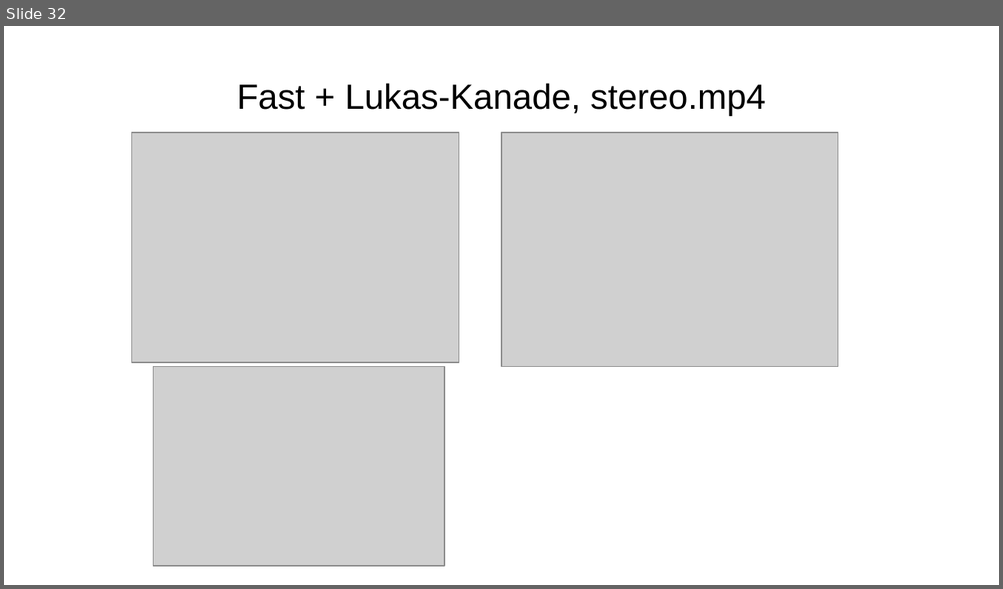
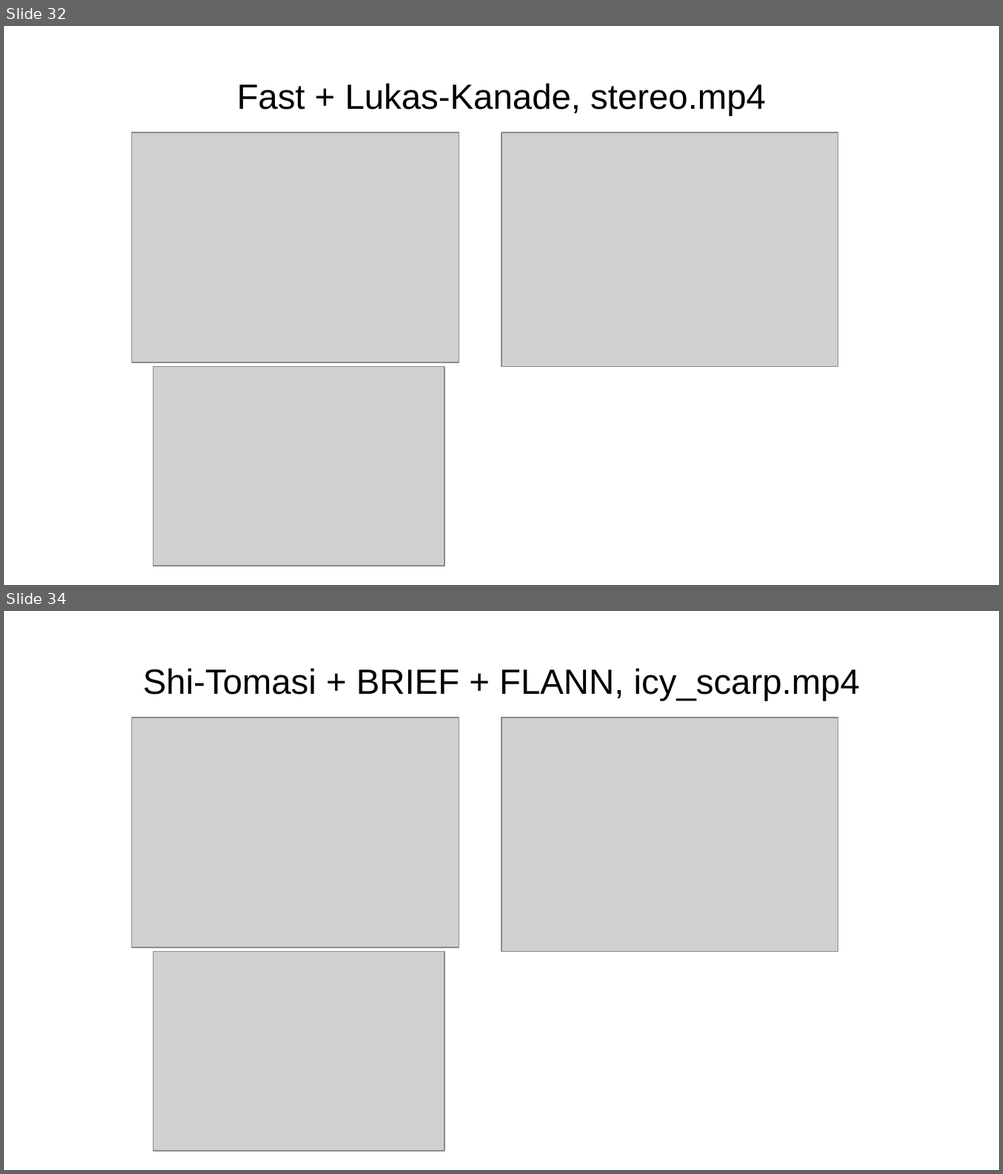
Before and after one commit to daniel-95/diploma, a slide deck: диплом/вкр.pptx. Shown one above the other, each under a label of ours: slide 32 before the commit, slides 32 and 34 after it; the slides between them are not shown. The pictures are 1003x589 and 1003x1174 pixels, drawn with LibreOffice and Linux fonts; fonts in the diff are those of the drawing; grey boxes stand for pictures. Boxes give left, top, right and bottom in pixels: in the first picture for what was removed or moved away, otherwise in the second. Text is boxed around its words. In the diff, an @@ line names an element or a change of style, - is before the commit and + after.

```diff
--- a/диплом/вкр.pptx
+++ b/диплом/вкр.pptx
@@ slide 34 added at [4,611,999,1170], background #FFFFFF @@
@@ text added at [143,668,859,701], 28 pt, text #000000 @@
+Shi-Tomasi + BRIEF + FLANN, icy_scarp.mp4
@@ picture added at [132,718,459,948] @@
@@ picture added at [501,718,838,952] @@
@@ picture added at [153,952,444,1152] @@
```
Also in this commit, not shown: 2 slides changed, 17 other slides added, 1 other file.
